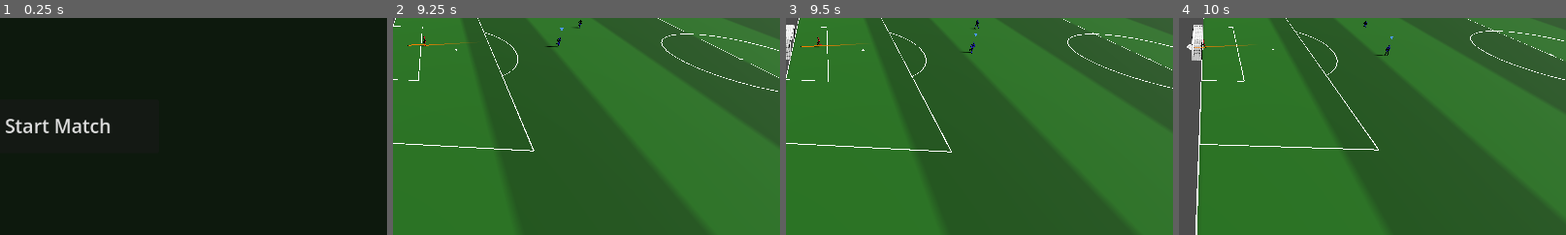
Above: before the commit, frames 1-4 (left to right).
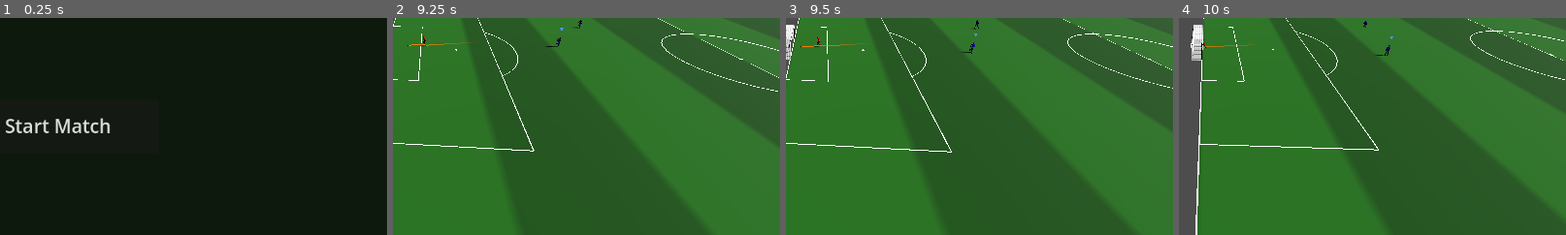
Above: after the commit, the same moments.

Repository: Churikov0112/open_football
Game: Godot game, scene res://scenes/main_menu.tscn
The game is run twice, just before and just after one commit, with the same random seed, the same clock (stepped at 60 frames per second) and the same inputs.
Inputs (mouse positions are % of the whole screen's width and height, from its top left):
- Up to frame 1 (0.25 s): no input
- Up to frame 2 (9.25 s): click "Start Match" at 0.5 s; move the mouse to (45, 70) at 1.27 s; hold Up (move_forward) 1.28-2 s; hold E (combo_curl) 1.28-2 s; click (45, 70) at 1.42 s; drag from (80, 65) to (45, 70) at 2.02 s; move the mouse to (20, 35) at 2.77 s; hold Left (move_left) 2.78-3.5 s; hold D (kick) 2.78-3.5 s; drag from (55, 50) to (20, 35) at 3.52 s; move the mouse to (35, 25) at 4.27 s; hold Down (move_back) 4.28-5 s; tap X (pass_short) at 4.35 s; drag from (72, 45) to (35, 25) at 5.02 s; move the mouse to (30, 55) at 5.77 s; hold Up (move_forward) 5.78-6.5 s; hold Shift (sprint) 5.78-6.5 s; click (30, 55) at 5.92 s; drag from (60, 28) to (30, 55) at 6.52 s; move the mouse to (45, 70) at 7.27 s; hold Right (move_right) 7.28-8 s; hold Q (combo_modifier) 7.28-8 s; drag from (80, 65) to (45, 70) at 8.02 s; move the mouse to (20, 35) at 8.77 s; hold Down (move_back) from 8.78 s (still down); tap A (pass_lob) at 8.85 s
- Up to frame 3 (9.5 s): keep holding Down (move_back)
- Up to frame 4 (10 s): release Down (move_back) at 9.5 s; drag from (55, 50) to (20, 35) at 9.52 s
The pictures show only the part of the screen within x 48-98%, y 43-93%; the shares and areas given below are measured in that part.

Frames 1-3 are identical in both runs. In frame 4, 0.1% of the frame differs, in the area x 2-7%, y 3-20%.

Commit message:
fix(net): inextensible distance constraints (Jakobsen) so net cells don't stretch

Diff:
--- a/scripts/data/football_constants.gd
+++ b/scripts/data/football_constants.gd
@@ -343,6 +343,7 @@
 const NET_SPRING_STIFFNESS := 400.0 # жёсткость структурных пружин
 const NET_SHAPE_RETURN := 40.0     # тяга узла обратно к исходной форме
 const NET_SIM_STEP := 0.016        # dt шага симуляции (с)
+const NET_CONSTRAINT_ITERATIONS := 4   # проходов relaxation нерастяжимости за шаг (больше = жёстче ткань)
 const NET_BALL_RADIUS := 0.6       # радиус влияния мяча на узлы (м)
 const NET_BALL_VEL_SCALE := 0.4    # множитель толчка от скорости мяча (было 0.3)
 const NET_BALL_MIN_SPEED := 1.5    # мяч медленнее этого (м/с) НЕ толкает сетку (лежащий мяч не колышет)
--- a/scripts/match/goal_net.gd
+++ b/scripts/match/goal_net.gd
@@ -27,6 +27,7 @@
 		"ball_vel_scale": C.NET_BALL_VEL_SCALE,
 		"ball_force": C.NET_BALL_FORCE,
 		"ball_min_speed": C.NET_BALL_MIN_SPEED,
+		"constraint_iterations": C.NET_CONSTRAINT_ITERATIONS,
 	}
 	_mat = StandardMaterial3D.new()
 	_mat.albedo_color = Color(1, 1, 1, 0.55)
--- a/scripts/match/net_sim.gd
+++ b/scripts/match/net_sim.gd
@@ -87,6 +87,7 @@
 	var vel_scale: float = p["ball_vel_scale"]
 	var ball_force: float = p["ball_force"]
 	var ball_min_speed: float = p["ball_min_speed"]
+	var constraint_iterations: int = p["constraint_iterations"]
 
 	var force := PackedVector3Array()
 	force.resize(n)
@@ -124,5 +125,29 @@
 		var temp := pos[i]
 		pos[i] = pos[i] + (pos[i] - prev[i]) * damping + force[i] * dt2
 		prev[i] = temp
+	# Нерастяжимость (Position-Based Dynamics, метод Якобсена): после интегрирования сил
+	# несколько раз подтягиваем каждое ребро обратно к rest-длине. Сетка ведёт себя как
+	# плотная ткань — ячейки не растягиваются, — но свободно колышется/провисает.
+	# Модифицируем только pos (не prev): коррекция неявно гасится в скорости Верле.
+	for _iter in range(constraint_iterations):
+		for ek in range(e):
+			var ca: int = edges[ek * 2]
+			var cb: int = edges[ek * 2 + 1]
+			var a_pinned := pinned[ca] == 1
+			var b_pinned := pinned[cb] == 1
+			if a_pinned and b_pinned:
+				continue
+			var cd := pos[ca] - pos[cb]
+			var cdist := cd.length()
+			if cdist <= 0.00001:
+				continue
+			var corr := cd * ((cdist - rest_len[ek]) / cdist)
+			if a_pinned:
+				pos[cb] = pos[cb] + corr
+			elif b_pinned:
+				pos[ca] = pos[ca] - corr
+			else:
+				pos[ca] = pos[ca] - corr * 0.5
+				pos[cb] = pos[cb] + corr * 0.5
 	net["pos"] = pos
 	net["prev"] = prev
--- a/tests/check_net_sim.gd
+++ b/tests/check_net_sim.gd
@@ -65,7 +65,7 @@
 	var gp := {
 		"gravity": 50.0, "damping": 0.9, "stiffness": 0.0, "shape_return": 0.0,
 		"ball_radius": 1.0, "ball_vel_scale": 0.0, "ball_force": 0.0,
-		"ball_min_speed": 0.0,
+		"ball_min_speed": 0.0, "constraint_iterations": 0,
 	}
 	for _s in range(30):
 		NetSim.integrate(net, Vector3(0, -1000, 0), 0.0, gp, 0.1)
@@ -81,7 +81,7 @@
 	var bp := {
 		"gravity": 0.0, "damping": 0.9, "stiffness": 0.0, "shape_return": 0.0,
 		"ball_radius": 1.0, "ball_vel_scale": 0.5, "ball_force": 100.0,
-		"ball_min_speed": 0.0,
+		"ball_min_speed": 0.0, "constraint_iterations": 0,
 	}
 	for _s2 in range(5):
 		NetSim.integrate(net2, ball_local, 5.0, bp, 0.1)
@@ -95,8 +95,27 @@
 	var sp := {
 		"gravity": 0.0, "damping": 0.9, "stiffness": 0.0, "shape_return": 20.0,
 		"ball_radius": 1.0, "ball_vel_scale": 0.5, "ball_force": 100.0,
-		"ball_min_speed": 1.5,
+		"ball_min_speed": 1.5, "constraint_iterations": 0,
 	}
 	for _s3 in range(20):
 		NetSim.integrate(net3, ball_at, 0.0, sp, 0.1)
 	_expect(net3["pos"][f3].distance_to(rest3) < 0.001, "resting ball does not push net")
+
+	# Нерастяжимость: под нагрузкой (гравитация) рёбра держат rest-длину — ткань, не резина.
+	var net4 := NetSim.build_box_net(7.32, 2.44, 1.5, 4, 3, 2)
+	var cp := {
+		"gravity": 30.0, "damping": 0.9, "stiffness": 0.0, "shape_return": 0.0,
+		"ball_radius": 0.001, "ball_vel_scale": 0.0, "ball_force": 0.0,
+		"ball_min_speed": 0.0, "constraint_iterations": 5,
+	}
+	for _s4 in range(60):
+		NetSim.integrate(net4, Vector3(0, -100, 0), 0.0, cp, 0.03)
+	var edges4: PackedInt32Array = net4["edges"]
+	var rl4: PackedFloat32Array = net4["rest_len"]
+	var max_stretch := 0.0
+	for ek in range(edges4.size() / 2):
+		var cur: float = net4["pos"][edges4[ek * 2]].distance_to(net4["pos"][edges4[ek * 2 + 1]])
+		var st: float = absf(cur - rl4[ek]) / rl4[ek]
+		if st > max_stretch:
+			max_stretch = st
+	_expect(max_stretch < 0.06, "edges stay near rest length under load (max stretch %.3f)" % max_stretch)
